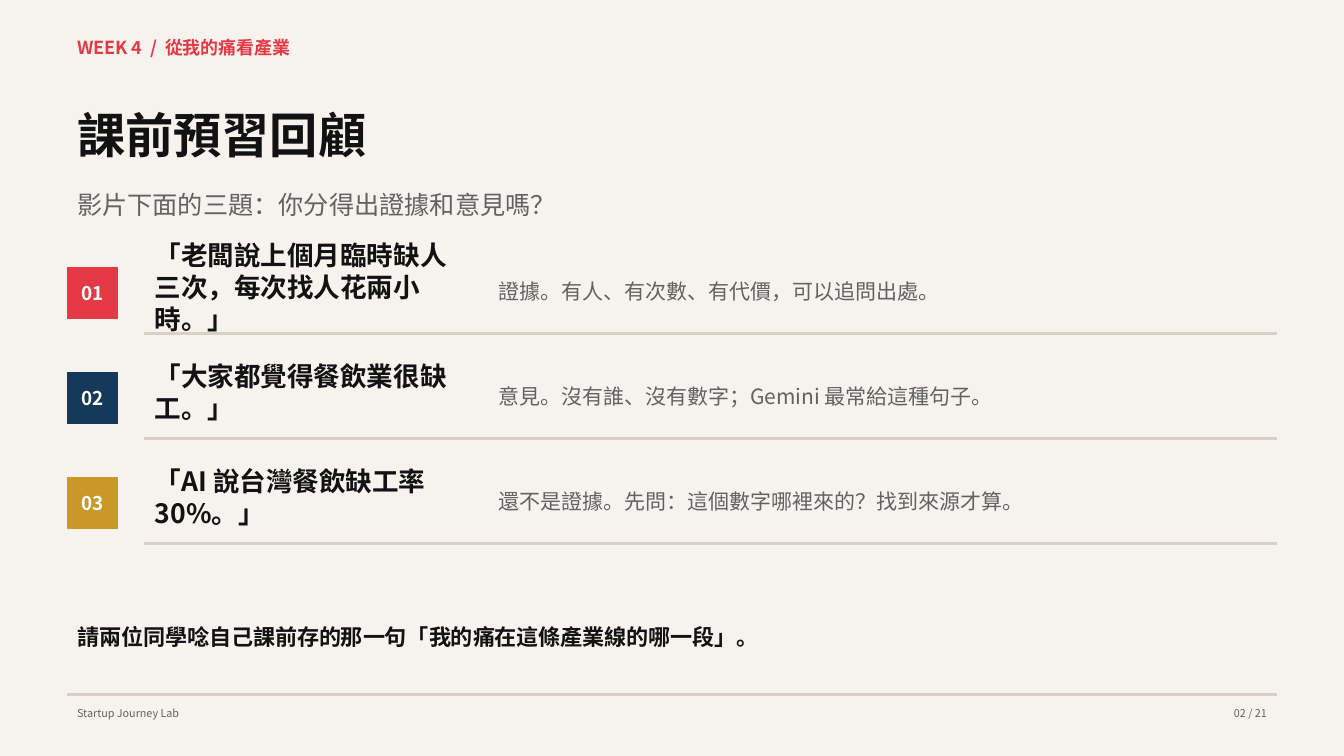
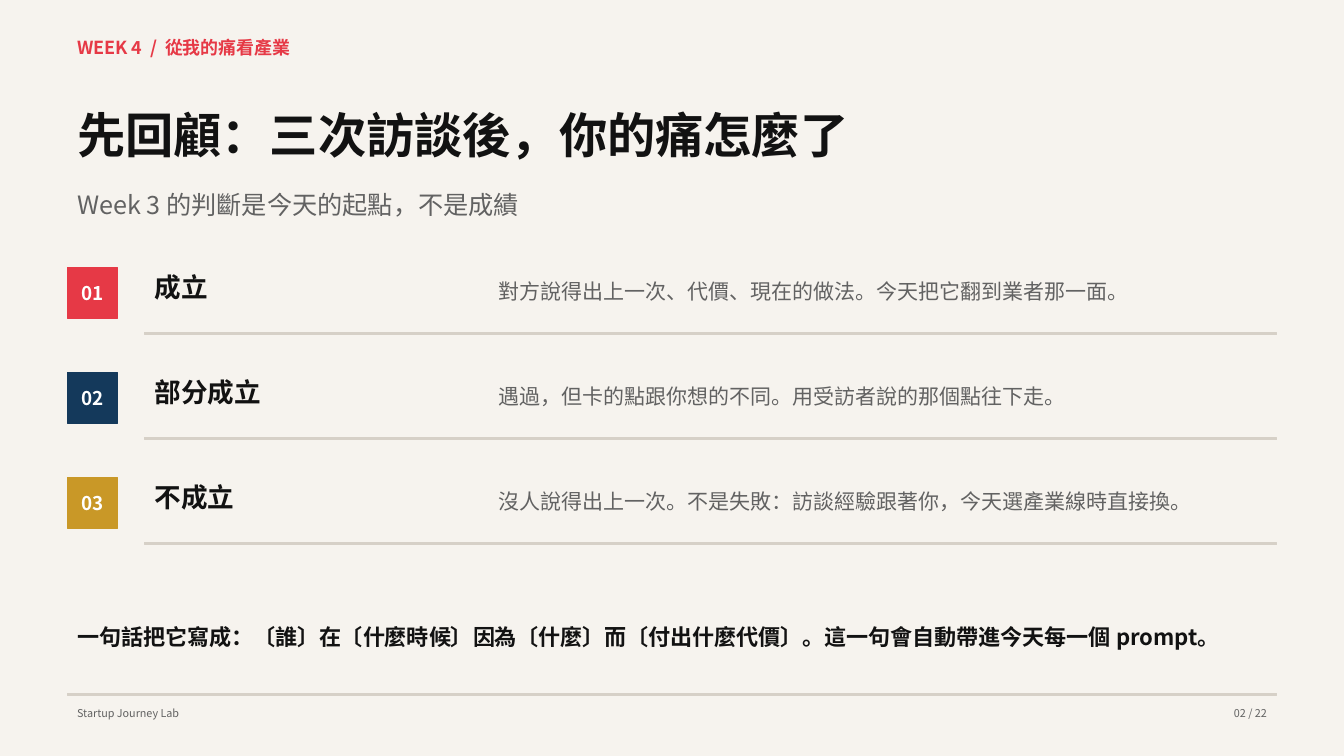
Before and after one commit to hpyuan1220/startup-journey-lab-app, a slide deck: slide 2 of materials/Week4_教學簡報.pptx. Drawn at 1344x756 pixels with LibreOffice and Linux fonts; fonts in the diff are those of the drawing. Boxes give left, top, right and bottom in pixels: in the first picture for what was removed or moved away, otherwise in the second. Text is boxed around its words. In the diff, an @@ line names an element or a change of style, - is before the commit and + after.

```diff
--- a/materials/Week4_教學簡報.pptx
+++ b/materials/Week4_教學簡報.pptx
@@ text at bbox=[77, 111, 848, 160]: text changed @@
-課前預習回顧
+先回顧：三次訪談後，你的痛怎麼了
@@ text at bbox=[77, 193, 519, 217]: text changed @@
-影片下面的三題：你分得出證據和意見嗎？
+Week 3 的判斷是今天的起點，不是成績
@@ text at bbox=[155, 274, 208, 300]: text changed @@
-「老闆說上個月臨時缺人三次，每次找人花兩小時。」
+成立
@@ text at bbox=[498, 281, 1128, 301]: text changed @@
-證據。有人、有次數、有代價，可以追問出處。
+對方說得出上一次、代價、現在的做法。今天把它翻到業者那一面。
@@ text at bbox=[155, 379, 261, 405]: text changed @@
-「大家都覺得餐飲業很缺工。」
+部分成立
@@ text at bbox=[498, 386, 1065, 406]: text changed @@
-意見。沒有誰、沒有數字；Gemini 最常給這種句子。
+遇過，但卡的點跟你想的不同。用受訪者說的那個點往下走。
@@ text at bbox=[155, 484, 235, 510]: text changed @@
-「AI 說台灣餐飲缺工率 30%。」
+不成立
@@ text at bbox=[498, 491, 1191, 511]: text changed @@
-還不是證據。先問：這個數字哪裡來的？找到來源才算。
+沒人說得出上一次。不是失敗：訪談經驗跟著你，今天選產業線時直接換。
@@ text at bbox=[77, 626, 1219, 650]: text changed @@
-請兩位同學唸自己課前存的那一句「我的痛在這條產業線的哪一段」。
+一句話把它寫成：〔誰〕在〔什麼時候〕因為〔什麼〕而〔付出什麼代價〕。這一句會自動帶進今天每一個 prompt。
@@ text at bbox=[1234, 709, 1267, 717]: text changed @@
-02 / 21
+02 / 22
```
Also in this commit, not shown: 14 other slides changed, 7 slides added, 6 slides removed, 4 other files.
